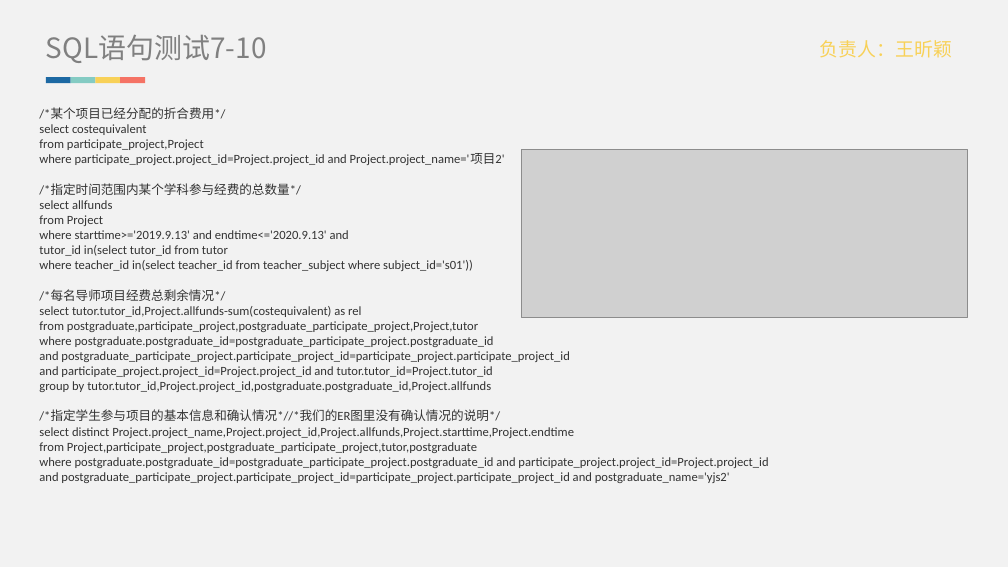
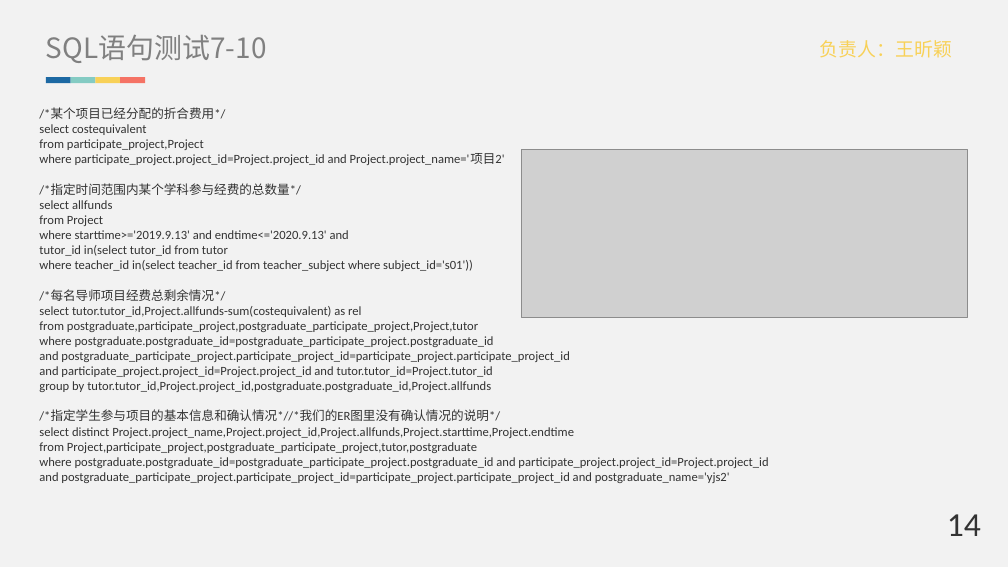
Before and after one commit to Brief-drizzle/database-ks, a slide deck: slide 20 of doc/答辩ppt.pptx. Drawn at 1008x567 pixels with LibreOffice and Linux fonts; fonts in the diff are those of the drawing; grey boxes stand for pictures. Boxes give left, top, right and bottom in pixels: in the first picture for what was removed or moved away, otherwise in the second. Text is boxed around its words. In the diff, an @@ line names an element or a change of style, - is before the commit and + after.

```diff
--- a/doc/答辩ppt.pptx
+++ b/doc/答辩ppt.pptx
@@ text added at (947,514,981,536), 32 pt, text #333333 @@
+14
```
Also in this commit, not shown: 20 other slides changed, 1 slide added.
